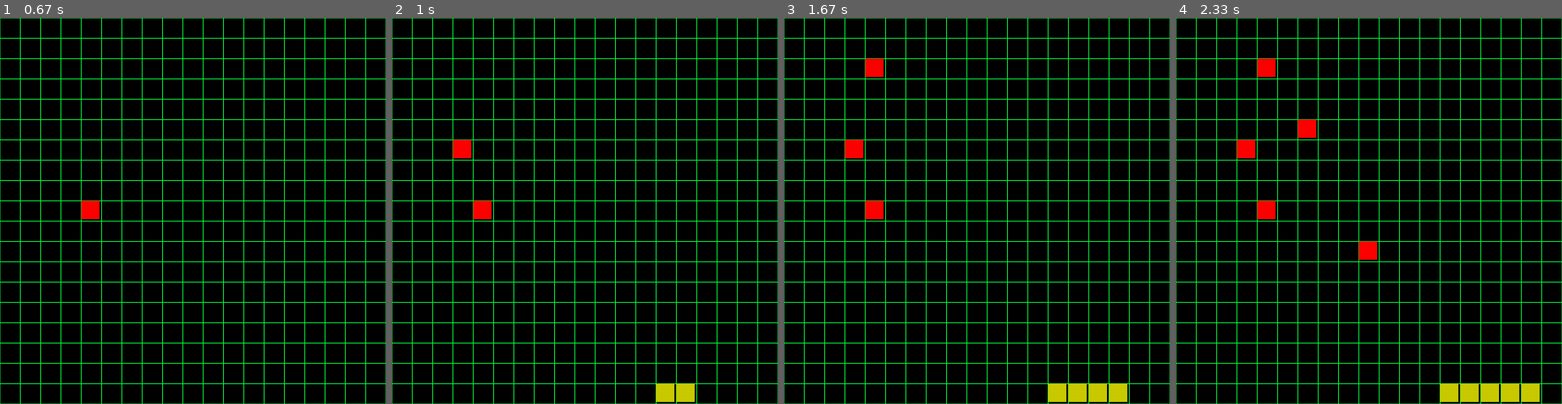
Above: before the commit, frames 1-4 (left to right).
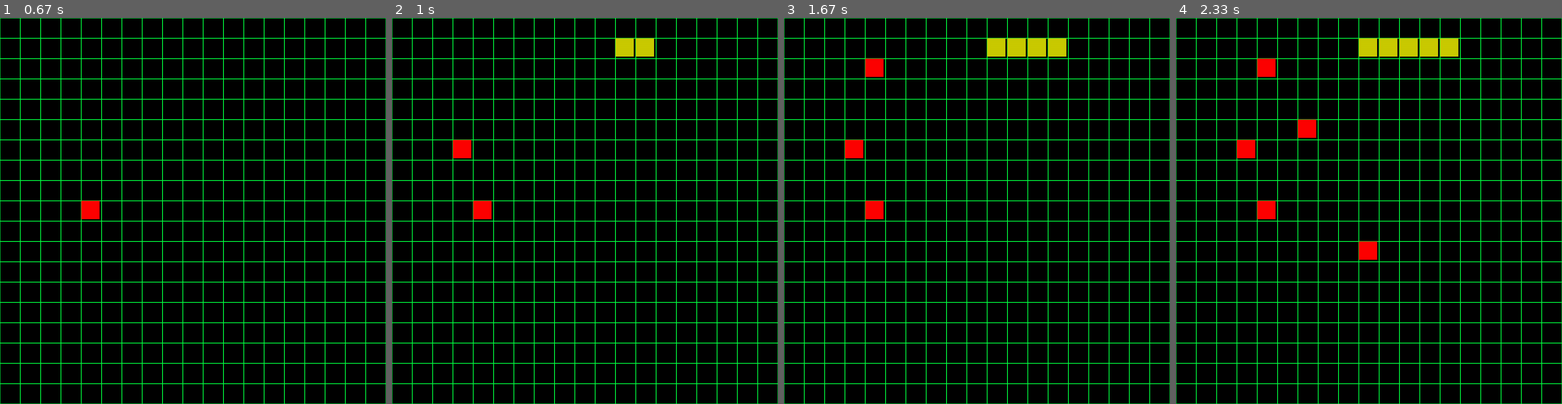
Above: after the commit, the same moments.

Repository: C355Team/Connect6
Game: pygame game, started from AI_connect6.py
The game is run twice, just before and just after one commit, with the same random seed, the same clock (stepped at 60 frames per second) and the same inputs.
Inputs (mouse positions are in pixels of both pictures, inside the frame that each line leads up to):
- Up to frame 1 (0.67 s): press the mouse at (193, 238) at 0.37 s; move the mouse to (146, 226) at 0.47 s; release the mouse at (100, 214) at 0.6 s
- Up to frame 2 (1 s): click (465, 153) at 0.77 s
- Up to frame 3 (1.67 s): click (876, 68) at 1.12 s; click (980, 253) at 1.52 s
- Up to frame 4 (2.33 s): click (1314, 129) at 1.98 s; move the mouse to (1222, 126) at 2.3 s

Frame 1 is identical in both runs. In frame 2, 0.9% of the frame differs, in the area x 57-79%, y 5-100%; in frame 3, 1.9%; in frame 4, 2.3%, in the area x 47-95%, y 5-100%.

Commit message:
gives randomness to AI opening move

Diff:
--- a/AI_connect6.py
+++ b/AI_connect6.py
@@ -2,7 +2,7 @@
 import math
 import sys
 import os
-from random import randrange
+import random
 
 pygame.init()
 
@@ -229,6 +229,7 @@
 
     best = [-sys.maxsize, -sys.maxsize]
     new_board = board
+    random.shuffle(moves)
     for move in moves:
         new_board[move[0]][move[1]] = player
         v = ab_negamax(new_board, opponent(player), depth+1, max_depth, [-alpha[0], -alpha[1]], [-beta[0], -beta[1]])
